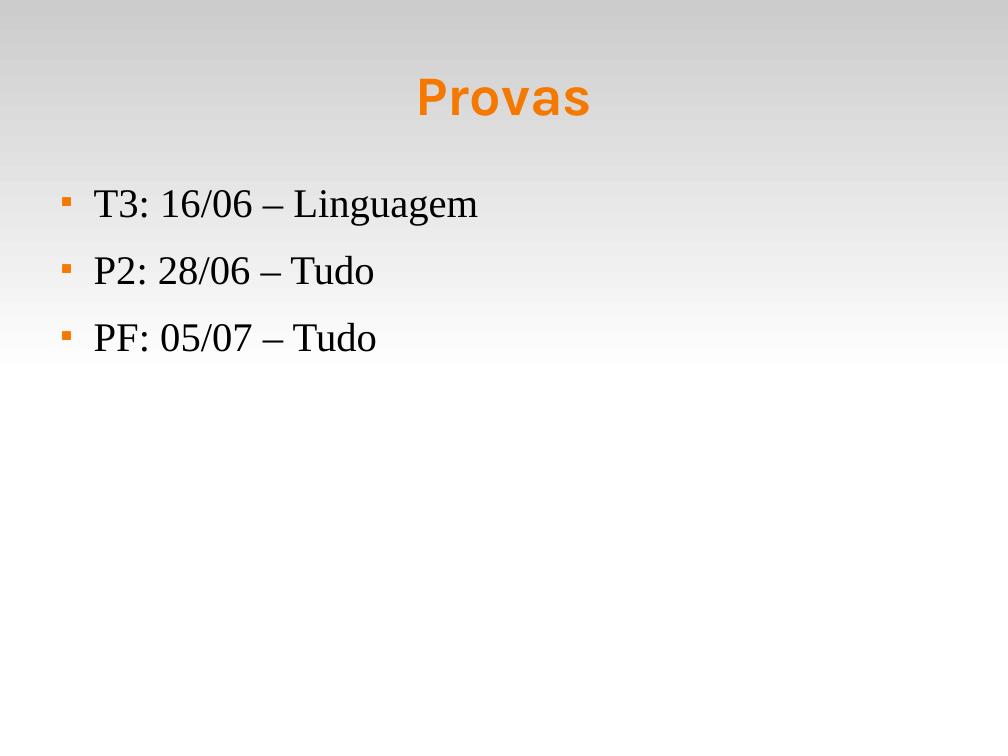
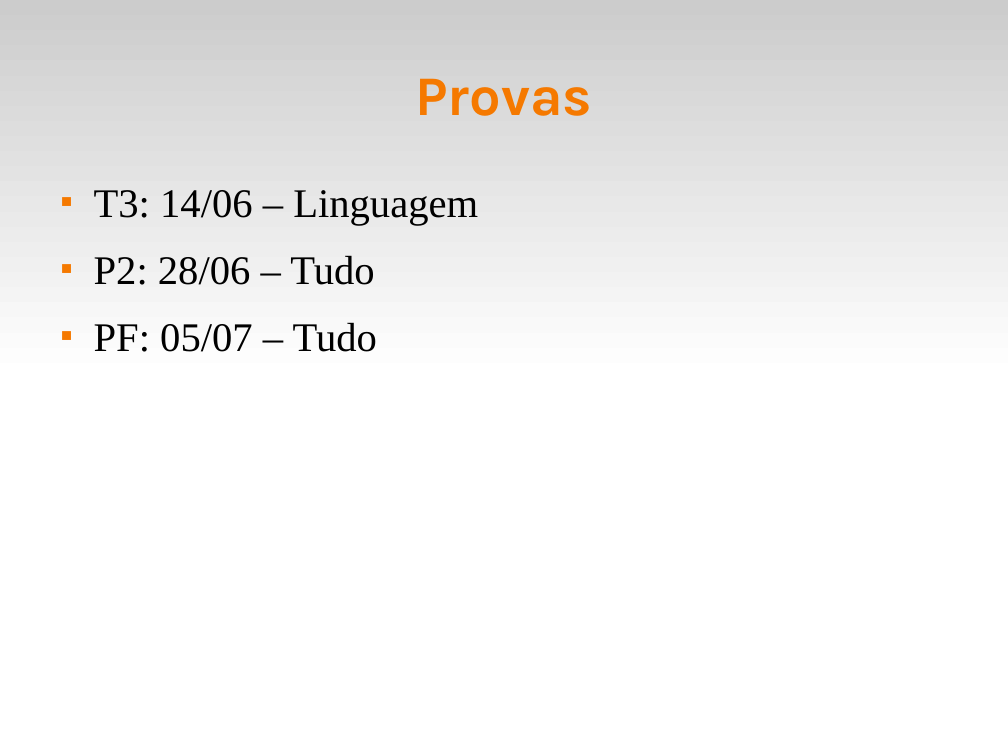
Before and after one commit to fsantanna-uerj/EDL, a slide deck: slide 2 of slides/edl-11-lang.odp. Drawn at 1008x756 pixels with LibreOffice and Linux fonts; fonts in the diff are those of the drawing. Boxes give left, top, right and bottom in pixels: in the first picture for what was removed or moved away, otherwise in the second. Text is boxed around its words. In the diff, an @@ line names an element or a change of style, - is before the commit and + after.

```diff
--- a/slides/edl-11-lang.odp
+++ b/slides/edl-11-lang.odp
@@ text at [94,190,478,225]: text changed @@
-■ T3: 16/06 – Linguagem
+■ T3: 14/06 – Linguagem
```
Also in this commit, not shown: 1 other slide changed, 2 other files.
